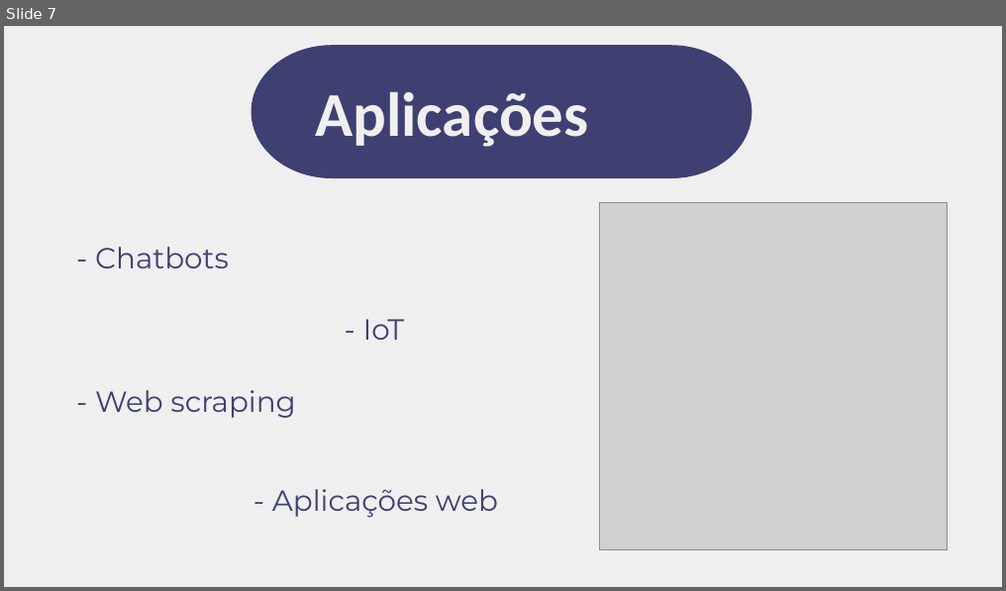
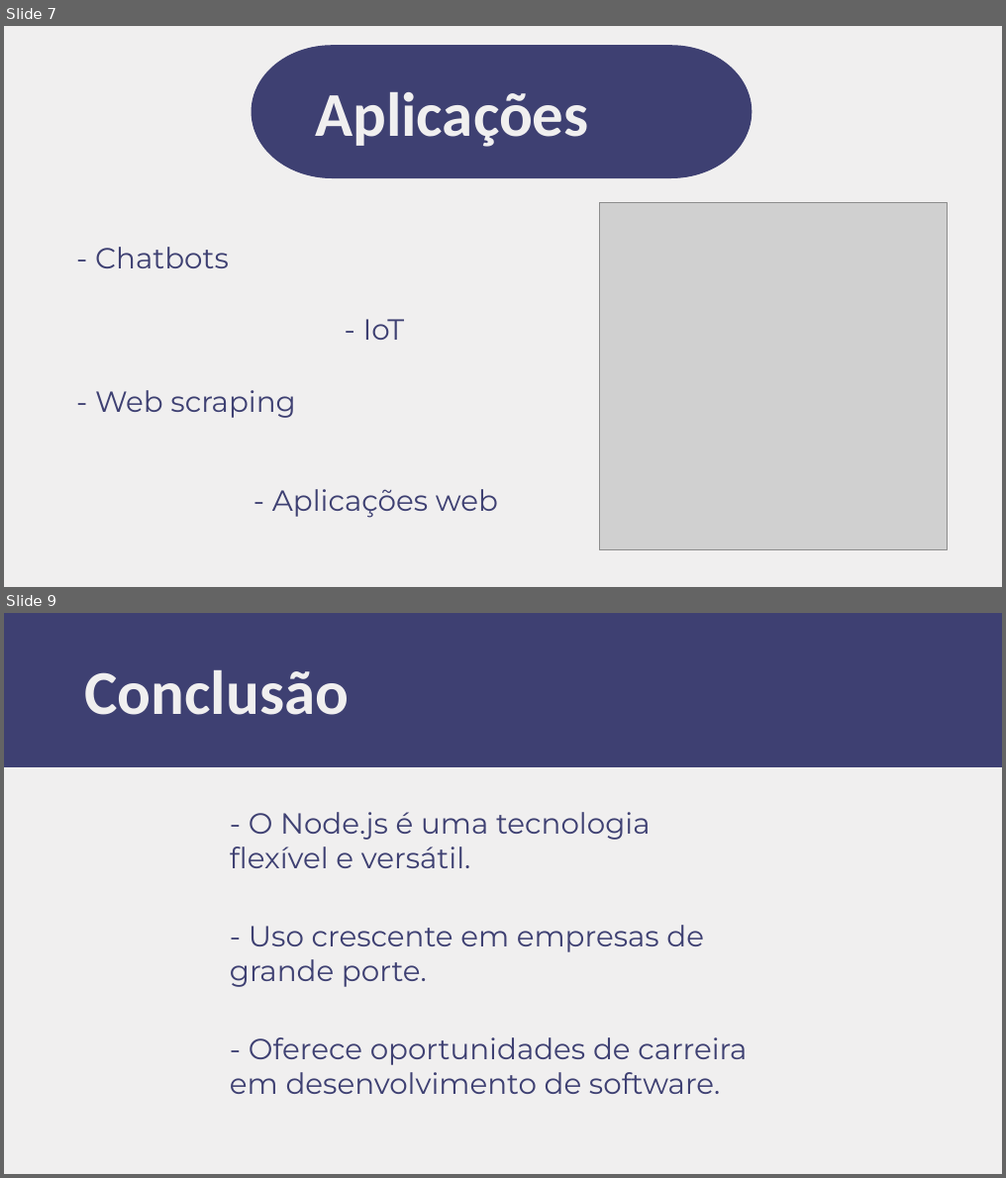
Before and after one commit to johnnysuh/atividades, a slide deck: NODE.pptx. Shown one above the other, each under a label of ours: slide 7 before the commit, slides 7 and 9 after it; the slides between them are not shown. The pictures are 1006x591 and 1006x1178 pixels, drawn with LibreOffice and Linux fonts; fonts in the diff are those of the drawing; grey boxes stand for pictures. Boxes give left, top, right and bottom in pixels: in the first picture for what was removed or moved away, otherwise in the second. Text is boxed around its words. In the diff, an @@ line names an element or a change of style, - is before the commit and + after.

Commit message:
node

```diff
--- a/NODE.pptx
+++ b/NODE.pptx
@@ slide 9 added at box(4, 613, 1002, 1174), background #F0EFEF @@
@@ rectangle added at box(4, 613, 1002, 766), fill #3E4072, outline #3E4072 1 pt @@
@@ text added at box(85, 670, 349, 715), 60 pt, text #F0EFEF, bold @@
+Conclusão
@@ text added at box(230, 812, 650, 868), 28 pt, text #3E4072 @@
+- O Node.js é uma tecnologia flexível e versátil.
@@ text added at box(230, 925, 704, 987), 28 pt, text #3E4072 @@
+- Uso crescente em empresas de grande porte.
@@ text added at box(230, 1038, 746, 1094), 28 pt, text #3E4072 @@
+- Oferece oportunidades de carreira em desenvolvimento de software.
```
Also in this commit, not shown: 1 slide changed, 2 other slides added.
